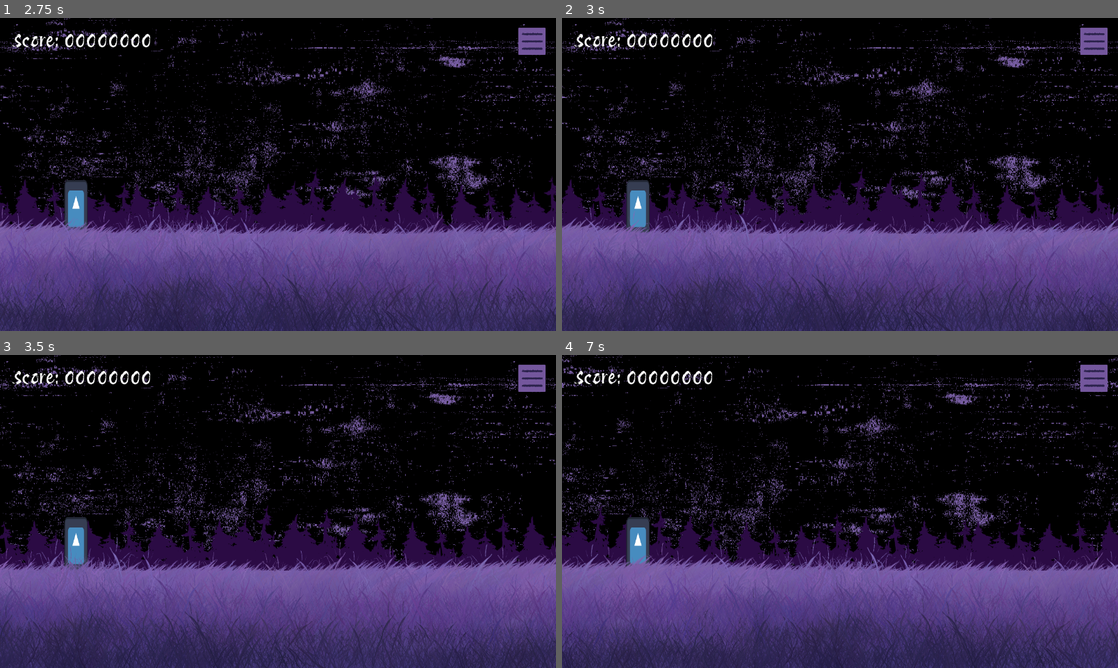
Above: before the commit, frames 1-4 (two rows, left to right).
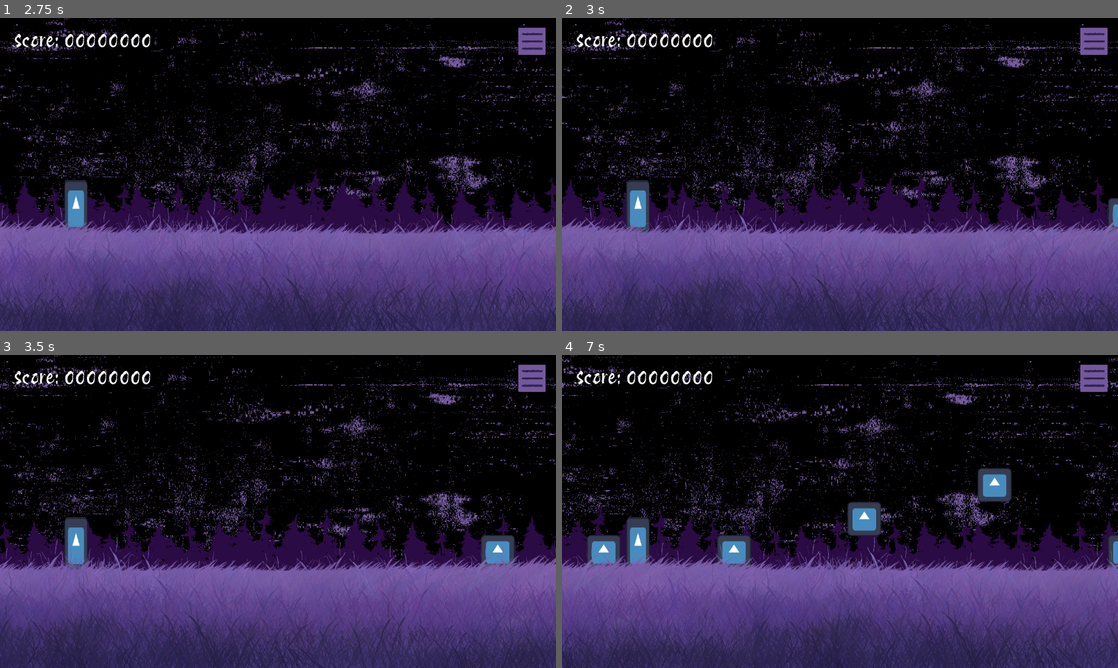
Above: after the commit, the same moments.

Repository: KeyraWebb/mobile-game-small-2025
Game: Godot game, scene res://Scenes/main_menu.tscn
Two runs of this game, one before a commit and one after it. Both use one fixed random seed, a clock stepped at 60 frames per second and the inputs below. The engine's default icon, where the game draws it, is replaced by a stand-in: a white triangle on a blue panel in a dark square.
Inputs (mouse positions are in pixels of both pictures, inside the frame that each line leads up to):
- Up to frame 1 (2.75 s): click "PLAY" at 0.5 s; move the mouse to (400, 158) at 1.27 s; press the mouse at (400, 158) at 1.28 s; move the mouse to (166, 190) at 2.02 s; release the mouse at (166, 190) at 2.03 s; click (166, 190) at 2.1 s
- Up to frame 2 (3 s): move the mouse to (895, 105) at 2.77 s; press the mouse at (895, 105) at 2.78 s
- Up to frame 3 (3.5 s): no input
- Up to frame 4 (7 s): move the mouse to (812, 574) at 3.52 s; release the mouse at (812, 574) at 3.53 s; click (812, 574) at 3.6 s; move the mouse to (1006, 558) at 4.27 s; press the mouse at (1006, 558) at 4.28 s; move the mouse to (673, 464) at 5.02 s; release the mouse at (673, 464) at 5.03 s; click (673, 464) at 5.1 s; move the mouse to (867, 511) at 5.77 s; press the mouse at (867, 511) at 5.78 s; move the mouse to (756, 433) at 6.52 s; release the mouse at (756, 433) at 6.53 s; click (756, 433) at 6.6 s

Frame 1 is identical in both runs. In frame 2, 0.2% of the frame differs, in the area x 98-100%, y 57-68%; in frame 3, 0.5%; in frame 4, 2.5%, in the area x 4-100%, y 36-68%.

Commit message:
feat(game): obstacles despawn - bug: spawner is affected by player jumping

Diff:
--- a/infinite-runner/Scenes/Objects/Obstacles/test_obstacle.tscn
+++ b/infinite-runner/Scenes/Objects/Obstacles/test_obstacle.tscn
@@ -6,6 +6,7 @@
 size = Vector2(73, 76)
 
 [node name="Test Obstacle" type="Area2D"]
+collision_layer = 2
 
 [node name="Sprite2D" type="Sprite2D" parent="."]
 scale = Vector2(0.61, 0.61)
--- a/infinite-runner/Scenes/game.tscn
+++ b/infinite-runner/Scenes/game.tscn
@@ -52,9 +52,10 @@
 
 [node name="Player" parent="." instance=ExtResource("1_qt0gu")]
 position = Vector2(112, 436.934)
+JUMP_VELOCITY = -500.0
 
 [node name="Obstacle spawner" type="Node2D" parent="Player"]
-position = Vector2(3196, 35.066)
+position = Vector2(1546, 35.066)
 script = ExtResource("5_gvbm6")
 
 [node name="Spawn bottom" type="Node2D" parent="Player/Obstacle spawner"]
@@ -72,11 +73,11 @@
 script = ExtResource("6_g842l")
 obstacles = Array[PackedScene]([ExtResource("6_kcgt3")])
 
-[node name="Despawn Zone2" type="Area2D" parent="Player"]
-collision_layer = 2
+[node name="Despawn Zone" type="Area2D" parent="Player"]
+collision_layer = 0
 collision_mask = 2
 
-[node name="CollisionShape2D" type="CollisionShape2D" parent="Player/Despawn Zone2"]
+[node name="CollisionShape2D" type="CollisionShape2D" parent="Player/Despawn Zone"]
 position = Vector2(-457, -4)
 rotation = 1.57079
 shape = SubResource("WorldBoundaryShape2D_pa3wp")
@@ -116,4 +117,5 @@
 
 [node name="Obstacle holder" type="Node2D" parent="."]
 
+[connection signal="area_entered" from="Player/Despawn Zone" to="Player/Obstacle spawner" method="_on_despawn_zone_area_entered"]
 [connection signal="timeout" from="Timer" to="Player/Obstacle spawner" method="_on_timer_timeout"]
--- a/infinite-runner/Scripts/obstacle_spawner.gd
+++ b/infinite-runner/Scripts/obstacle_spawner.gd
@@ -14,4 +14,7 @@
 	var select = randi_range(0, spawnPoints.size() - 1)
 	spawnPoints[select].spawn(obstacleHolder)
 	spawnTimer.start(1)
-	print("spawn")
+
+func _on_despawn_zone_area_entered(area: Area2D) -> void:
+	print("despawn")
+	area.queue_free()
